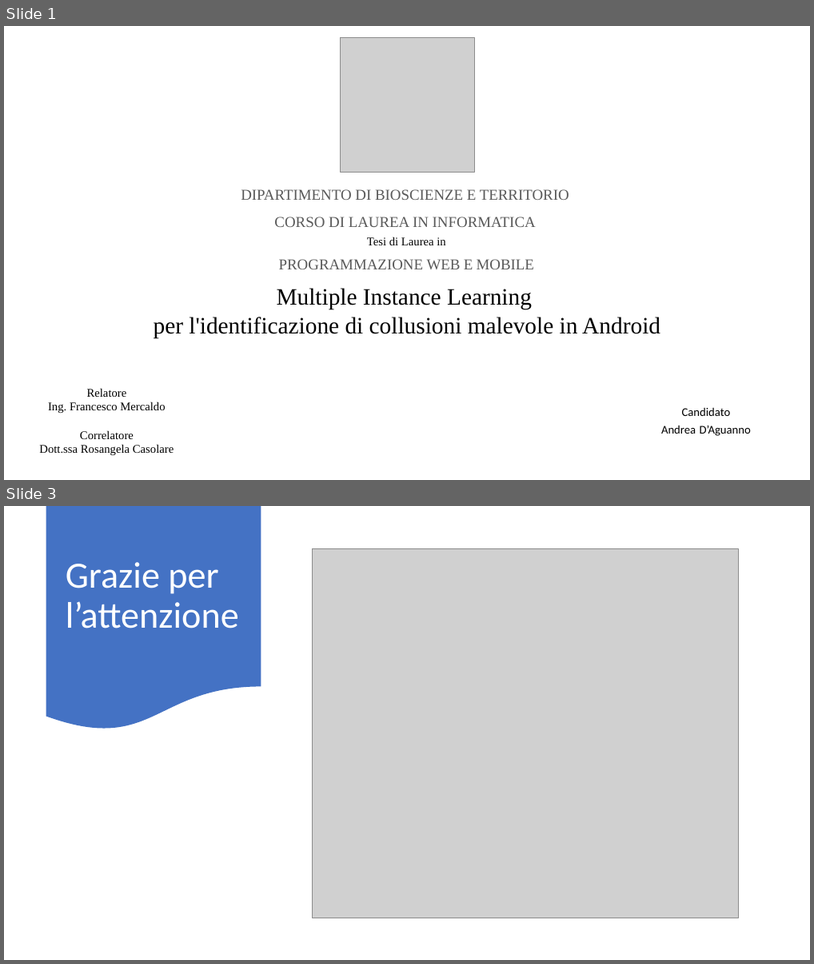
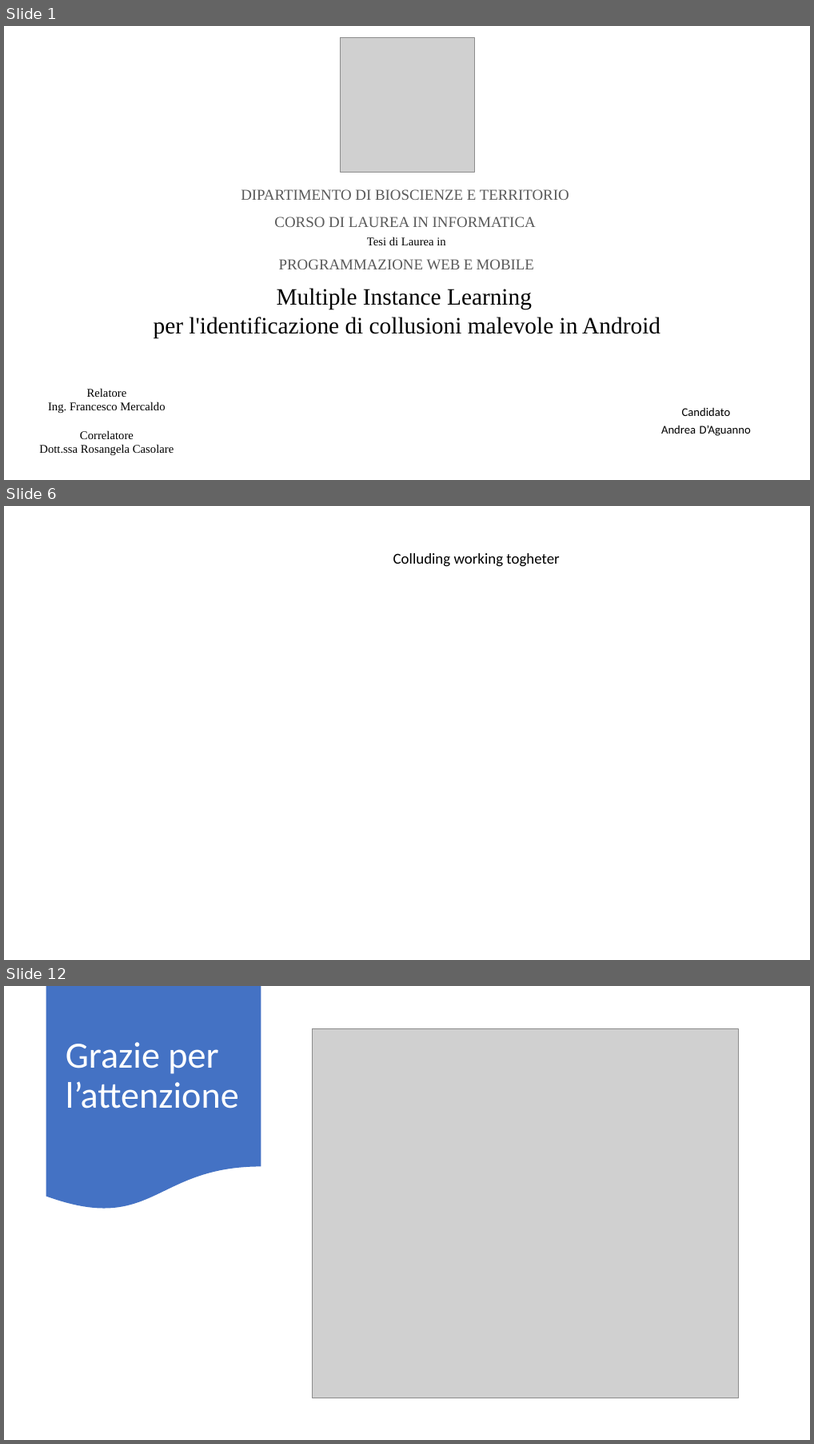
Before and after one commit to AndreaDagg/Multiple-instance-learning-for-identifying-malicious-collusion-in-Android, a slide deck: Documentation/Presentazione.pptx. Shown one above the other, each under a label of ours: slides 1 and 3 before the commit, slides 1, 6 and 12 after it; the slides between them are not shown. The pictures are 814x964 and 814x1444 pixels, drawn with LibreOffice and Linux fonts; fonts in the diff are those of the drawing; grey boxes stand for pictures. Boxes give left, top, right and bottom in pixels: in the first picture for what was removed or moved away, otherwise in the second. Text is boxed around its words. In the diff, an @@ line names an element or a change of style, - is before the commit and + after.

```diff
--- a/Documentation/Presentazione.pptx
+++ b/Documentation/Presentazione.pptx
@@ slide 6 added at (4,506,810,960), background #FFFFFF @@
@@ text added at (394,553,559,567), 18 pt, text #000000 @@
+Colluding working togheter
@@ what was slide 3 is now slide 12 @@
```
Also in this commit, not shown: 1 slide changed, 9 other slides added, 1 slide removed, 1 other file.
